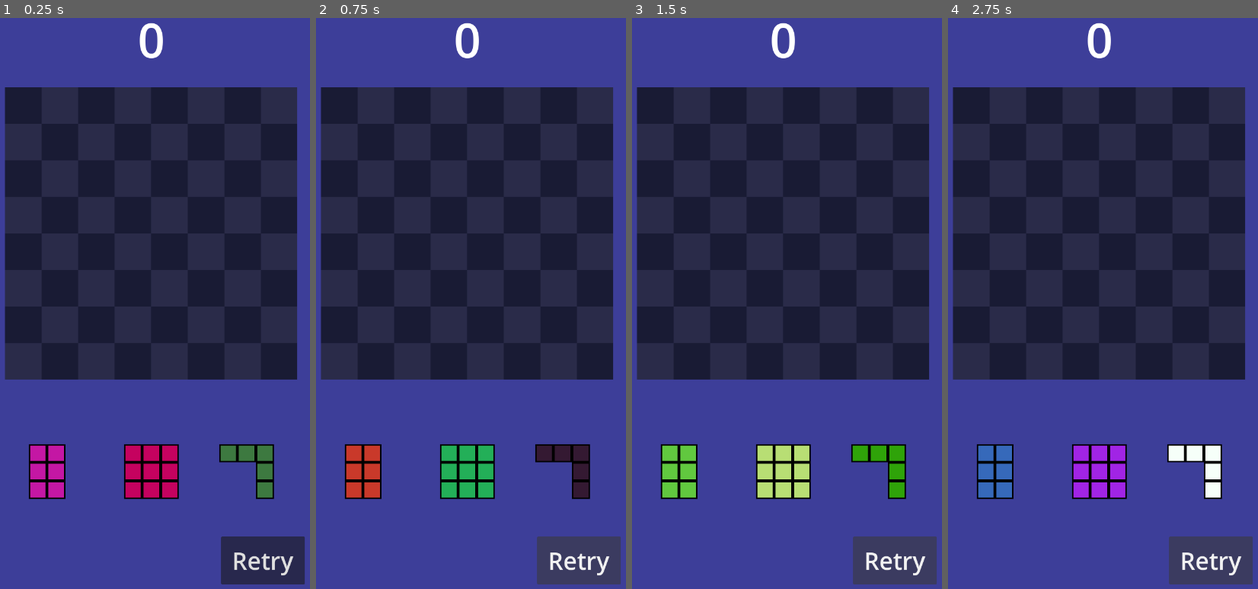
Above: before the commit, frames 1-4 (left to right).
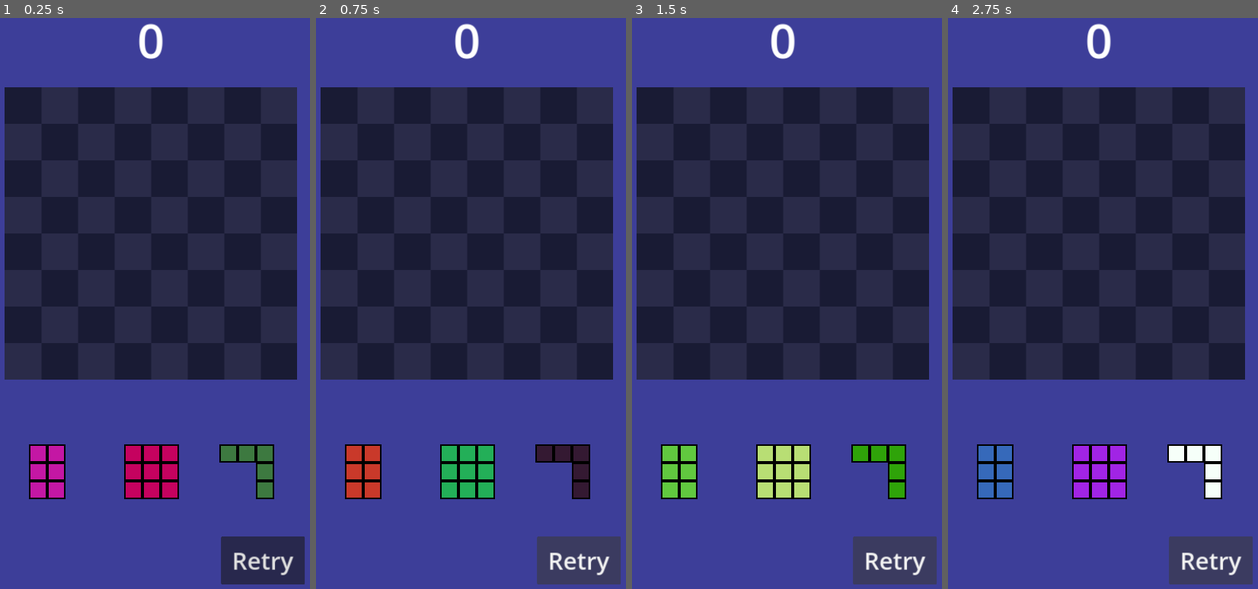
Above: after the commit, the same moments.

Repository: rafliko/FastBlast
Game: Godot game, scene res://scenes/game.tscn
Two runs of this game, one before a commit and one after it. Both use one fixed random seed, a clock stepped at 60 frames per second and the inputs below.
Inputs:
- Up to frame 1 (0.25 s): no input
- Up to frame 2 (0.75 s): click "Retry" at 0.5 s
- Up to frame 3 (1.5 s): click "Retry" at 1.25 s
- Up to frame 4 (2.75 s): click "Retry" at 2 s

The runs differ from the first frame. In frame 1, 0.7% of the frame differs, in the area x 1-95%, y 0-98%; in frame 2, 0.7%; in frame 3, 0.7%; in frame 4, 0.8%.

Commit message:
change some project settings

Diff:
--- a/project.godot
+++ b/project.godot
@@ -13,7 +13,9 @@
 config/name="FastBlast"
 run/main_scene="res://scenes/game.tscn"
 config/features=PackedStringArray("4.2", "Forward Plus")
-config/icon="res://icon.svg"
+boot_splash/bg_color=Color(0.239216, 0.243137, 0.6, 1)
+boot_splash/image="res://textures/icon.png"
+config/icon="res://textures/icon.png"
 
 [autoload]
 
@@ -24,7 +26,10 @@
 window/size/viewport_width=720
 window/size/viewport_height=1280
 window/size/resizable=false
+window/stretch/mode="canvas_items"
+window/handheld/orientation=1
 
 [rendering]
 
+textures/vram_compression/import_etc2_astc=true
 environment/defaults/default_clear_color=Color(0.239216, 0.243137, 0.6, 1)
--- a/scripts/block.gd
+++ b/scripts/block.gd
@@ -3,7 +3,7 @@
 var dragging = false
 var locked = false
 var old_parent
-var offset = Vector2(150,400)
+var offset = Vector2(150,500)
 var rng = RandomNumberGenerator.new()
 var scene
 
Not shown, added: export_presets.cfg
Binary file added: textures/icon.png
Not shown, added: textures/icon.png.import
Not shown, changed: .gitignore
